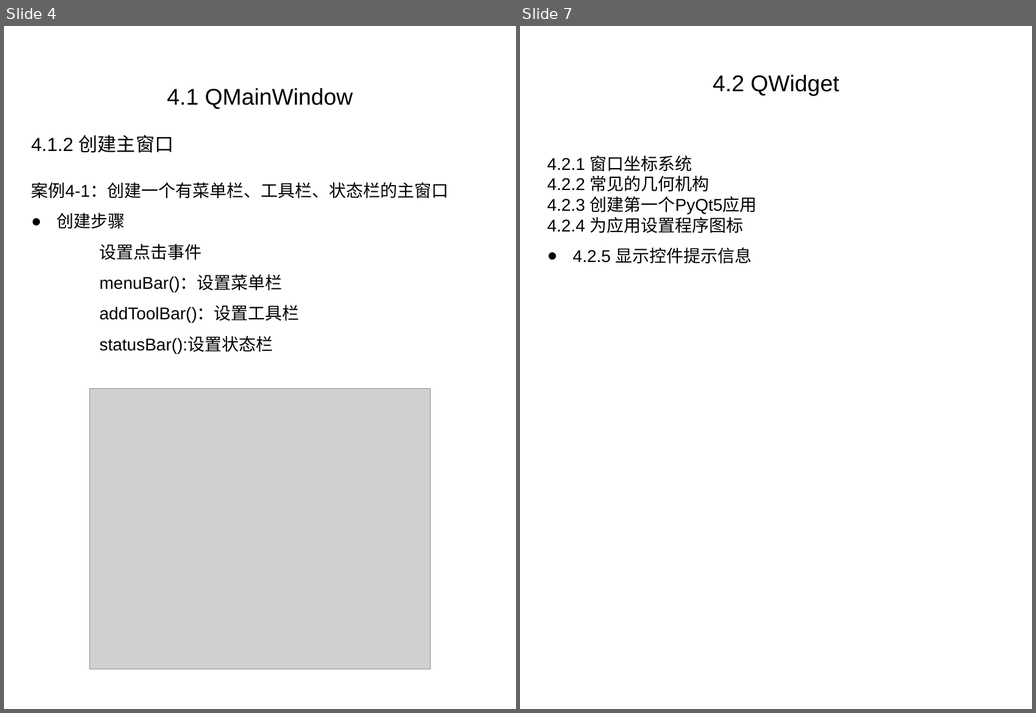
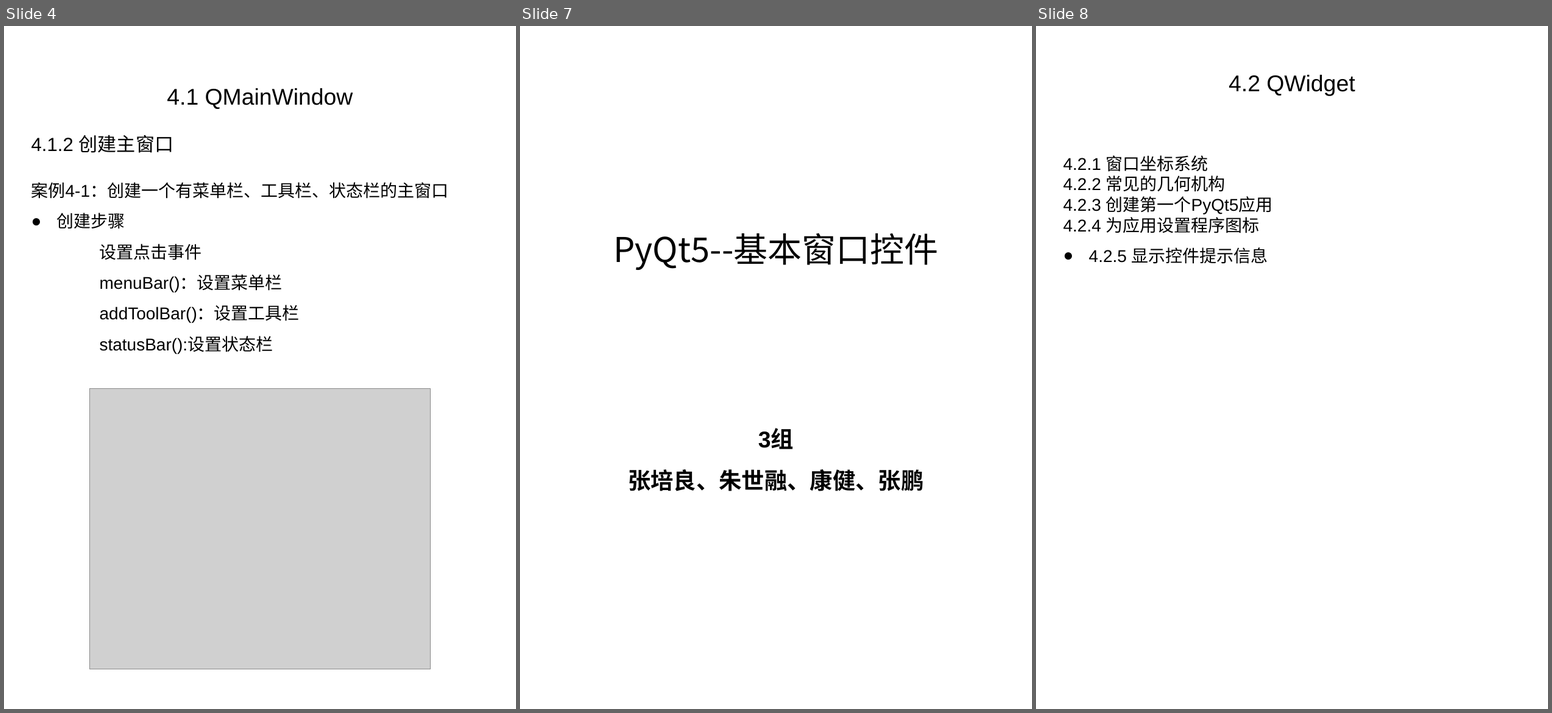
Before and after one commit to papercode-for-cheung/objectOriented_Group3_controls, a slide deck: controls/PyQt5--基本窗口控件(4.1-4.5)_张培良.pptx. Shown side by side, each under a label of ours: slides 4 and 7 before the commit, slides 4, 7 and 8 after it; the slides between them are not shown. The pictures are 1036x713 and 1552x713 pixels, drawn with LibreOffice and Linux fonts; fonts in the diff are those of the drawing; grey boxes stand for pictures. Boxes give left, top, right and bottom in pixels: in the first picture for what was removed or moved away, otherwise in the second. Text is boxed around its words. In the diff, an @@ line names an element or a change of style, - is before the commit and + after.

```diff
--- a/controls/PyQt5--基本窗口控件(4.1-4.5)_张培良.pptx
+++ b/controls/PyQt5--基本窗口控件(4.1-4.5)_张培良.pptx
@@ slide 7 added at [520, 26, 1032, 709], background #FFFFFF @@
@@ text added at [613, 233, 938, 270], 36 pt, text #000000 @@
+PyQt5--基本窗口控件
@@ text added at [628, 430, 924, 491], 24 pt, text #000000, bold @@
+3组
+张培良、朱世融、康健、张鹏
@@ what was slide 7 is now slide 8 @@
```
Also in this commit, not shown: 4 slides changed, 1 slide removed, 2 other files.
